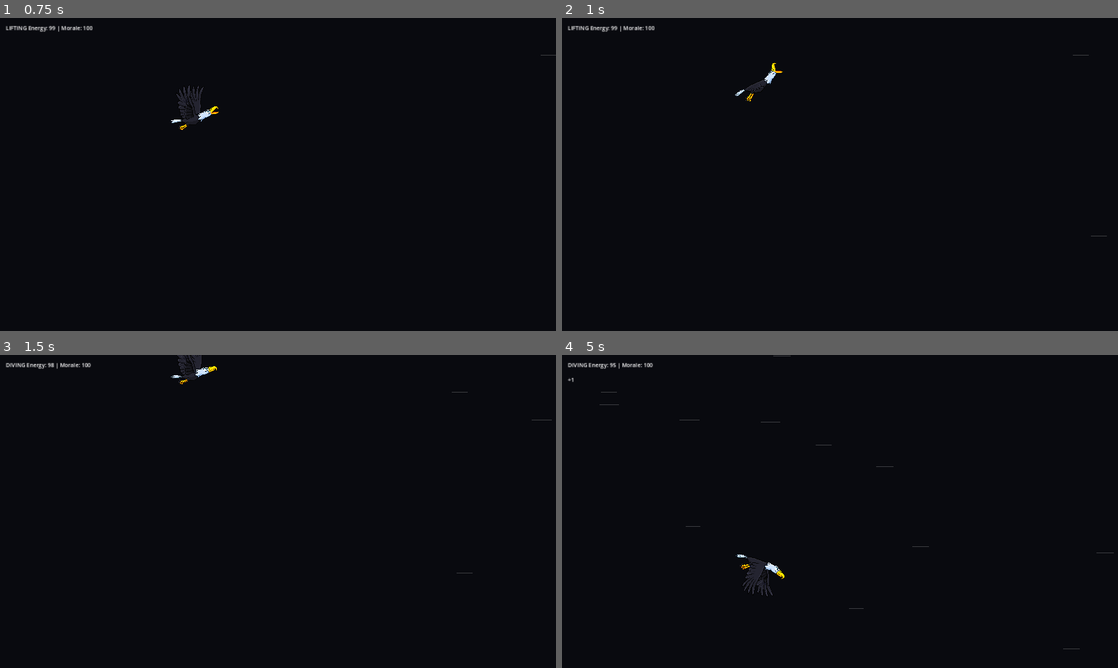
Above: before the commit, frames 1-4 (two rows, left to right).
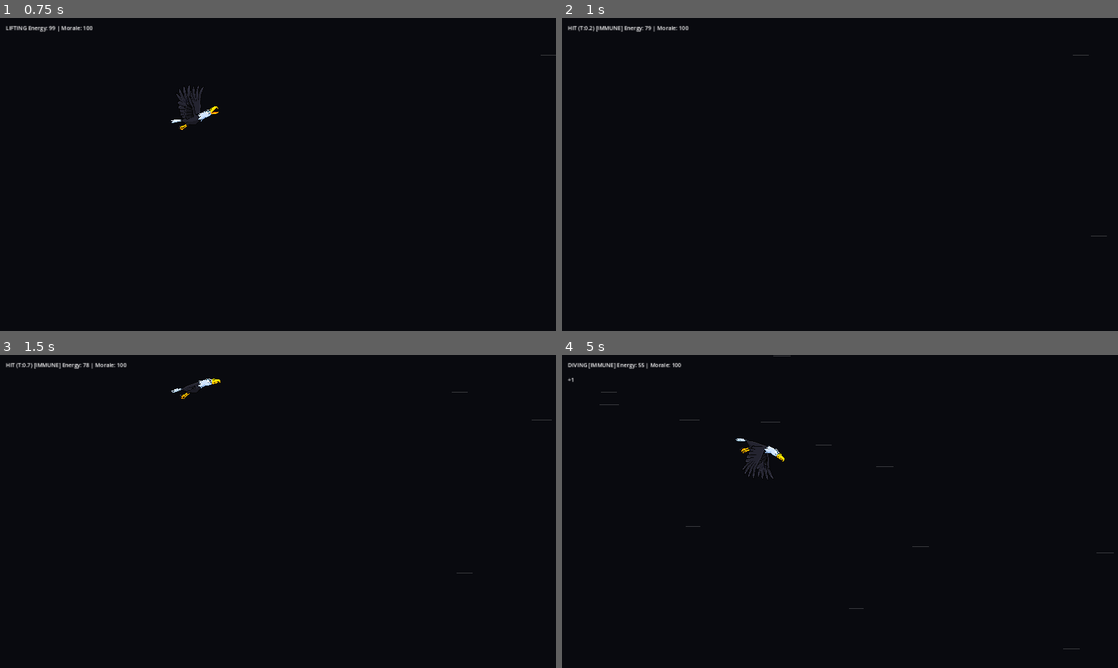
Above: after the commit, the same moments.

Repository: yakostro/eagle_game
Game: Godot game, scene res://Scenes/game.tscn
Same seed, same stepped clock (60 frames per second), same inputs: the game is played once before the commit and once after it.
Inputs:
- Up to frame 1 (0.75 s): hold Up (move_up) from 0.53 s (still down); tap H (screech) at 0.6 s
- Up to frame 2 (1 s): keep holding Up (move_up); tap Space (ui_select) at 0.77, 0.8 s
- Up to frame 3 (1.5 s): tap Space (ui_select) at 1.07, 1.35 s; tap T at 1.25 s; release Up (move_up) at 1.28 s; hold Down (move_down) from 1.28 s (still down)
- Up to frame 4 (5 s): tap Space (ui_select) at 1.52, 1.82, 2.3, 3.02, 3.32, 3.77, 3.8, 4.07, 4.52, 4.82 s; tap H (screech) at 1.55, 3.05, 3.6, 4.35 s; release Down (move_down) at 2.03 s; hold Up (move_up) 2.03-3.53 s; tap F (drop_fish) at 2.1 s; tap E (eat_fish) at 2.85 s; tap T at 3.5 s; hold Down (move_down) from 3.53 s (still down)

Frame 1 is identical in both runs. In frame 2, 0.4% of the frame differs, in the area x 1-40%, y 2-27%; in frame 3, 0.6%; in frame 4, 0.9%, in the area x 4-40%, y 2-78%.

Commit message:
hit behavior

Diff:
--- a/Scenes/eagle.tscn
+++ b/Scenes/eagle.tscn
@@ -47,6 +47,7 @@
 [ext_resource type="Texture2D" uid="uid://dxwwdvau6fvps" path="res://sprites/bald_eagle/Flying swark/__eagle_flying_swark_005.png" id="37_gfweq"]
 [ext_resource type="Texture2D" uid="uid://b58vqt56njhbv" path="res://sprites/bald_eagle/Flying swark/__eagle_flying_swark_006.png" id="38_sa6vp"]
 [ext_resource type="Texture2D" uid="uid://bbkpp274jxyis" path="res://sprites/bald_eagle/Flying swark/__eagle_flying_swark_007.png" id="39_ps1o8"]
+[ext_resource type="Texture2D" uid="uid://p83njlgyof1m" path="res://sprites/bald_eagle/__eagle_dead_000.png" id="40_631kk"]
 [ext_resource type="Texture2D" uid="uid://difupqbo8hin6" path="res://sprites/bald_eagle/Flying swark/__eagle_flying_swark_008.png" id="40_mq70w"]
 [ext_resource type="Texture2D" uid="uid://cyod03ycgnbgh" path="res://sprites/bald_eagle/Flying swark/__eagle_flying_swark_009.png" id="41_flc4h"]
 [ext_resource type="AudioStream" uid="uid://c0prxo4y0h3cc" path="res://sounds/screech.mp3" id="42_g63mg"]
@@ -204,6 +205,29 @@
 }, {
 "frames": [{
 "duration": 1.0,
+"texture": ExtResource("40_631kk")
+}, {
+"duration": 1.0,
+"texture": ExtResource("40_631kk")
+}, {
+"duration": 1.0,
+"texture": ExtResource("40_631kk")
+}, {
+"duration": 1.0,
+"texture": ExtResource("40_631kk")
+}, {
+"duration": 1.0,
+"texture": ExtResource("40_631kk")
+}, {
+"duration": 1.0,
+"texture": ExtResource("40_631kk")
+}],
+"loop": false,
+"name": &"hit",
+"speed": 10.0
+}, {
+"frames": [{
+"duration": 1.0,
 "texture": ExtResource("32_4bo2g")
 }, {
 "duration": 1.0,
@@ -314,11 +338,16 @@
 }]
 
 [sub_resource type="CapsuleShape2D" id="CapsuleShape2D_yl77t"]
-radius = 10.6667
-height = 29.3333
+radius = 15.8486
+height = 31.6973
+
+[sub_resource type="CapsuleShape2D" id="CapsuleShape2D_hitbox"]
+radius = 8.69121
+height = 43.573
 
 [node name="Eagle" type="CharacterBody2D" node_paths=PackedStringArray("animated_sprite")]
 scale = Vector2(0.3, 0.3)
+collision_mask = 0
 motion_mode = 1
 script = ExtResource("1_pt68i")
 animated_sprite = NodePath("Animation")
@@ -326,13 +355,13 @@
 [node name="Animation" type="AnimatedSprite2D" parent="."]
 position = Vector2(-331, 1)
 sprite_frames = SubResource("SpriteFrames_kheon")
-animation = &"talons_out"
+animation = &"flap"
 autoplay = "glide"
 offset = Vector2(4, -37)
 flip_h = true
 
 [node name="CollisionShape" type="CollisionShape2D" parent="."]
-position = Vector2(-313.333, 143.333)
+position = Vector2(-310, 103.333)
 rotation = 1.5708
 scale = Vector2(6.52, 9.18)
 shape = SubResource("CapsuleShape2D_yl77t")
@@ -343,4 +372,15 @@
 [node name="CarriedFishHolder" type="Node2D" parent="."]
 position = Vector2(-243, 50)
 
+[node name="HitDetectionArea" type="Area2D" parent="."]
+collision_layer = 4
+collision_mask = 2
+
+[node name="HitDetectionShape" type="CollisionShape2D" parent="HitDetectionArea"]
+position = Vector2(-243.333, 13.3333)
+rotation = 1.5708
+scale = Vector2(6.52, 9.18)
+shape = SubResource("CapsuleShape2D_hitbox")
+
 [connection signal="animation_finished" from="Animation" to="." method="_on_animated_sprite_2d_animation_finished"]
+[connection signal="body_entered" from="HitDetectionArea" to="." method="_on_hit_detection_area_body_entered"]
--- a/Scenes/fish.tscn
+++ b/Scenes/fish.tscn
@@ -7,7 +7,7 @@
 radius = 4.20584
 
 [node name="Fish" type="RigidBody2D"]
-z_index = 3
+z_index = -1
 collision_layer = 0
 mass = 0.1
 script = ExtResource("1_svwb7")
--- a/Scenes/mountain.tscn
+++ b/Scenes/mountain.tscn
@@ -8,6 +8,9 @@
 b = Vector2(-213, 493)
 
 [node name="Mountain" type="StaticBody2D"]
+z_index = -3
+collision_layer = 2
+collision_mask = 0
 script = ExtResource("1_eigoe")
 mountain_scale_min = 0.3
 mountain_scale_max = 1.8
--- a/scripts/eagle.gd
+++ b/scripts/eagle.gd
@@ -9,7 +9,7 @@
 @export var animated_sprite: AnimatedSprite2D
 
 # Movement states - simple and focused
-enum MovementState { GLIDING, LIFTING, DIVING }
+enum MovementState { GLIDING, LIFTING, DIVING, HIT }
 
 # Physics constants
 const MAX_UP_VELOCITY = -500.0
@@ -38,6 +38,12 @@
 @export var min_energy_loss_multiplier: float = 1.0  # Energy loss multiplier at max morale
 @export var max_energy_loss_multiplier: float = 3.0  # Energy loss multiplier at 0 morale
 
+# Hit system variables
+@export var hit_energy_loss: float = 20.0  # Energy lost when hitting an obstacle
+@export var hit_immunity_duration: float = 2.0  # Seconds of immunity after being hit
+@export var hit_blink_duration: float = 3.0  # Seconds of blinking effect (can be longer than immunity)
+@export var hit_blink_interval: float = 0.1  # How fast the blinking occurs
+
 # Components
 var movement_state: MovementState = MovementState.GLIDING
 var animation_controller: EagleAnimationController
@@ -46,6 +52,17 @@
 var current_energy: float = 100.0
 var current_morale: float = 100.0  # Start with max morale
 var carried_fish: Fish = null  # Reference to the carried fish object
+
+# Hit system state tracking
+var is_immune: bool = false  # Whether eagle is immune to hits
+var immunity_timer: float = 0.0  # Time remaining for immunity
+var is_blinking: bool = false  # Whether eagle is currently blinking
+var blink_timer: float = 0.0  # Time remaining for blinking effect
+var blink_visible: bool = true  # Current visibility state during blinking
+var blink_interval_timer: float = 0.0  # Timer for blink intervals
+var previous_movement_state: MovementState = MovementState.GLIDING  # State to return to after hit
+var hit_state_timer: float = 0.0  # Timer to force exit from hit state if animation doesn't finish
+var max_hit_state_duration: float = 1.0  # Maximum time allowed in hit state
 
 # Signals
 signal movement_state_changed(old_state: MovementState, new_state: MovementState)
@@ -53,6 +70,7 @@
 signal fish_caught_changed(has_fish: bool)  # Signal when fish carrying state changes
 signal morale_changed(new_morale: float)  # Signal when morale changes
 signal eagle_died()  # Signal when eagle dies from energy depletion
+signal eagle_hit()  # Signal when eagle gets hit by an obstacle
 
 func _ready():
 	print("Eagle ready! Node name: ", name)
@@ -76,19 +94,22 @@
 	# 3. Update energy
 	update_energy(delta)
 
-	# 4. Update movement state
+	# 4. Update hit system (immunity and blinking)
+	update_hit_system(delta)
+
+	# 5. Update movement state
 	update_movement_state()
 
-	# 5. Apply physics based on current state
+	# 6. Apply physics based on current state
 	apply_movement_physics(delta)
 
-	# 6. Update rotation
+	# 7. Update rotation
 	update_rotation(delta)
 
-	# 7. Apply movement
+	# 8. Apply movement
 	move_and_slide()
 
-	# 8. Update UI
+	# 9. Update UI
 	update_UI()
 
 # Fish management methods
@@ -167,6 +188,102 @@
 	lose_morale(morale_loss_per_nest)
 	print("Nest missed! Eagle lost morale.")
 
+# Hit system methods
+func hit_by_obstacle():
+	"""Called when eagle collides with an obstacle"""
+	# Only take damage if not immune
+	if not is_immune:
+		print("Eagle hit by obstacle!")
+
+		# Lose energy
+		current_energy -= hit_energy_loss
+		current_energy = max(current_energy, 0.0)
+		print("Lost ", hit_energy_loss, " energy. Current energy: ", current_energy)
+
+		# Save current state and switch to HIT state
+		if movement_state != MovementState.HIT:
+			previous_movement_state = movement_state
+		movement_state = MovementState.HIT
+
+		# Start immunity and blinking
+		is_immune = true
+		immunity_timer = hit_immunity_duration
+		is_blinking = true
+		blink_timer = hit_blink_duration
+		blink_visible = true
+		blink_interval_timer = 0.0
+		hit_state_timer = 0.0  # Reset hit state timer
+
+		# Emit hit signal
+		eagle_hit.emit()
+
+		# Check for death
+		if current_energy <= 0.0:
+			die()
+
+func update_hit_system(delta):
+	"""Update immunity and blinking timers"""
+	# Update hit state timeout (safety mechanism)
+	if movement_state == MovementState.HIT:
+		hit_state_timer += delta
+		if hit_state_timer >= max_hit_state_duration:
+			print("Hit state timeout reached - forcing exit from hit state")
+			end_hit_state()
+
+	# Update immunity timer
+	if is_immune:
+		immunity_timer -= delta
+		if immunity_timer <= 0.0:
+			is_immune = false
+			print("Eagle immunity ended")
+
+	# Update blinking effect
+	if is_blinking:
+		blink_timer -= delta
+		blink_interval_timer += delta
+
+		# Toggle visibility based on blink interval
+		if blink_interval_timer >= hit_blink_interval:
+			blink_visible = !blink_visible
+			animated_sprite.visible = blink_visible
+			blink_interval_timer = 0.0
+
+		# End blinking when timer expires
+		if blink_timer <= 0.0:
+			is_blinking = false
+			animated_sprite.visible = true  # Make sure eagle is visible
+			blink_visible = true
+			print("Eagle blinking ended")
+
+func is_eagle_immune() -> bool:
+	"""Returns true if eagle is currently immune to hits"""
+	return is_immune
+
+func end_hit_state():
+	"""Called by animation controller when hit animation finishes"""
+	if movement_state == MovementState.HIT:
+		print("Ending hit state, returning to: ", MovementState.keys()[previous_movement_state])
+		var old_state = movement_state
+		movement_state = previous_movement_state
+		hit_state_timer = 0.0  # Reset hit state timer
+		movement_state_changed.emit(old_state, movement_state)
+		print("Eagle control restored! Current state: ", MovementState.keys()[movement_state])
+
+func _on_hit_detection_area_body_entered(body):
+	"""Called when the HitDetectionArea overlaps with a body (obstacle)"""
+	print("Hit detection area triggered by: ", body.name, " | Is obstacle: ", body.is_in_group("obstacles"), " | Is immune: ", is_immune, " | Current state: ", MovementState.keys()[movement_state])
+
+	# Only process hits if not immune, not already in hit state, and the body is an obstacle
+	if not is_immune and movement_state != MovementState.HIT and body.is_in_group("obstacles"):
+		print("Eagle hit confirmed! Processing hit with obstacle: ", body.name)
+		hit_by_obstacle()
+	elif is_immune:
+		print("Eagle is immune - hit ignored")
+	elif movement_state == MovementState.HIT:
+		print("Eagle already in hit state - hit ignored")
+	else:
+		print("Body is not an obstacle - hit ignored")
+
 func handle_fish_actions():
 	"""Handle input for eating or dropping fish"""
 	if carried_fish != null:
@@ -204,7 +321,16 @@
 		# Trigger screech animation
 		screech_requested.emit()
 
+	# DEBUG: Test hit system with T key
+	if Input.is_action_just_pressed("ui_select"):  # Spacebar/Enter for testing
+		print("DEBUG: Manual hit triggered!")
+		hit_by_obstacle()
+
 func update_movement_state():
+	# Don't update movement state during HIT - let animation controller handle it
+	if movement_state == MovementState.HIT:
+		return
+
 	var new_state = determine_movement_state()
 
 	if new_state != movement_state:
@@ -231,6 +357,8 @@
 			apply_diving_physics(delta)
 		MovementState.GLIDING:
 			apply_gliding_physics(delta)
+		MovementState.HIT:
+			apply_hit_physics(delta)
 
 	# Clamp velocity
 	velocity.y = clamp(velocity.y, MAX_UP_VELOCITY, MAX_DOWN_VELOCITY)
@@ -254,6 +382,14 @@
 	else:
 		velocity.y = 0.0
 
+func apply_hit_physics(delta):
+	# During hit, eagle maintains momentum but doesn't respond to input
+	# Apply gentle drag to slow down over time
+	if velocity.y > NEUTRAL_THRESHOLD:
+		velocity.y -= DRAG * delta
+	elif velocity.y < -NEUTRAL_THRESHOLD:
+		velocity.y += DRAG * delta
+
 func update_rotation(delta):
 	var speed = velocity.length()
 	var target_rotation = 0.0
@@ -273,10 +409,18 @@
 func update_UI():
 	state_label.text = str(MovementState.keys()[movement_state])
 
+	# Add hit state timer if in hit state
+	if movement_state == MovementState.HIT:
+		state_label.text += " (T:" + str("%.1f" % hit_state_timer) + ")"
+
 	# Add fish carrying status
 	if has_fish():
 		state_label.text += " [FISH]"
 
+	# Add immunity status
+	if is_immune:
+		state_label.text += " [IMMUNE]"
+
 	# Add energy and morale to UI
 	state_label.text += " Energy: " + str(int(current_energy))
 	state_label.text += " | Morale: " + str(int(current_morale))
--- a/scripts/eagle_animation_controller.gd
+++ b/scripts/eagle_animation_controller.gd
@@ -11,7 +11,8 @@
 	FLAP_FINISHING,   # Finishing current flap before returning to glide
 	GLIDE_FLAP,       # Non-looping flap for idle sequences
 	SCREECH,          # Screech animation
-	FLAP_TALONS_OUT   # Flapping while carrying fish (talons extended)
+	FLAP_TALONS_OUT,  # Flapping while carrying fish (talons extended)
+	HIT               # Hit animation when eagle collides with obstacle
 }
 
 # Animation constants
@@ -34,6 +35,9 @@
 
 # Screech system
 var previous_state_before_screech: AnimationState = AnimationState.GLIDE
+
+# Hit system
+var previous_state_before_hit: AnimationState = AnimationState.GLIDE
 
 func _init(sprite: AnimatedSprite2D):
 	animated_sprite = sprite
@@ -63,9 +67,9 @@
 		if eagle:
 			handle_movement_state_change(eagle.movement_state, eagle.movement_state)
 
-func handle_movement_state_change(old_state: Eagle.MovementState, new_state: Eagle.MovementState):
-	# If carrying fish, prioritize talons out animation
-	if is_carrying_fish and animation_state != AnimationState.SCREECH:
+func handle_movement_state_change(_old_state: Eagle.MovementState, new_state: Eagle.MovementState):
+	# If carrying fish, prioritize talons out animation (except for SCREECH and HIT)
+	if is_carrying_fish and animation_state != AnimationState.SCREECH and new_state != Eagle.MovementState.HIT:
 		if animation_state != AnimationState.FLAP_TALONS_OUT:
 			play_animation(AnimationState.FLAP_TALONS_OUT)
 		return
@@ -88,6 +92,12 @@
 				print("Resuming continuous flapping")
 			else:
 				play_animation(AnimationState.FLAP_CONTINUOUS)
+		Eagle.MovementState.HIT:
+			# Save current state and play hit animation
+			if animation_state != AnimationState.HIT:
+				previous_state_before_hit = animation_state
+			play_animation(AnimationState.HIT)
+			print("Playing hit animation")
 
 func handle_screech_request():
 	# Save current state to return to after screech
@@ -132,6 +142,9 @@
 			animated_sprite.play("screech")
 		AnimationState.FLAP_TALONS_OUT:
 			animated_sprite.play("talons_out")
+		AnimationState.HIT:
+			print("Starting hit animation...")
+			animated_sprite.play("hit")
 
 func reset_glide_flap_timer():
 	glide_flap_timer = 0.0
@@ -139,6 +152,7 @@
 
 func _on_animation_finished():
 	# Handle animation sequence completion
+	print("Animation finished: ", animation_state)
 	match animation_state:
 		AnimationState.FLAP_CONTINUOUS:
 			# Keep looping the flap animation for continuous input
@@ -180,3 +194,10 @@
 				play_animation(AnimationState.FLAP_TALONS_OUT)
 			else:
 				play_animation(previous_state_before_screech)
+		AnimationState.HIT:
+			# Hit animation finished, tell eagle to end hit state and return to appropriate animation
+			print("Hit animation finished")
+			var eagle = get_parent() as Eagle
+			if eagle:
+				eagle.end_hit_state()  # This will trigger movement state change
+			# The animation will be set by the subsequent movement state change
Not shown: 1 places in Scenes/eagle.tscn that only renumber resources
